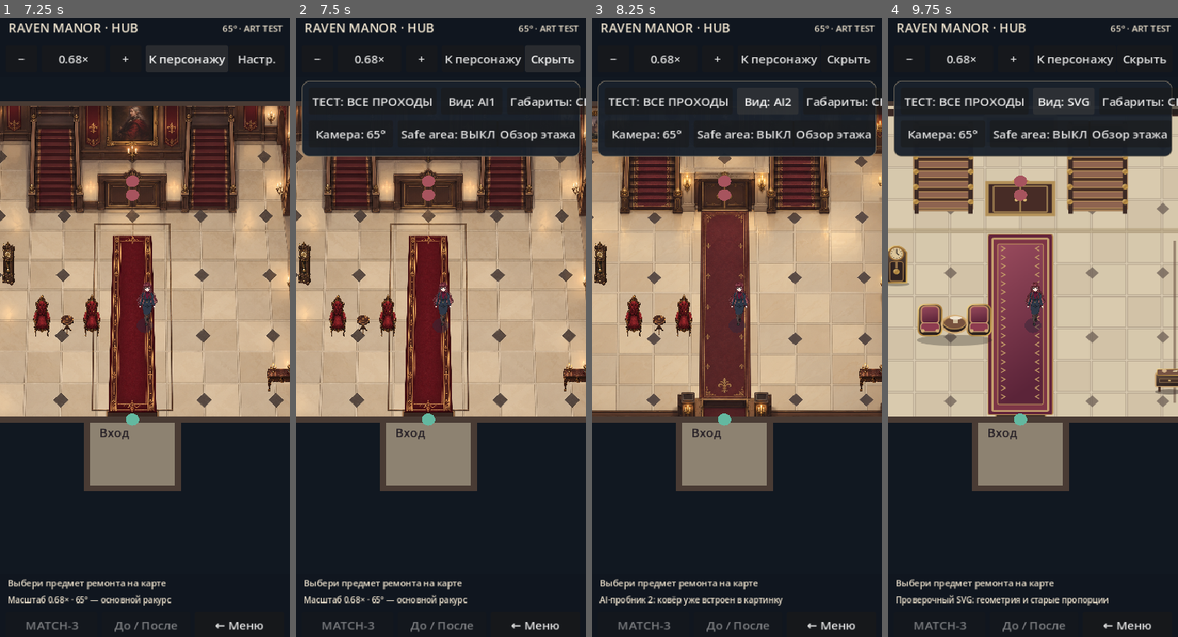
Above: before the commit, frames 1-4 (left to right).
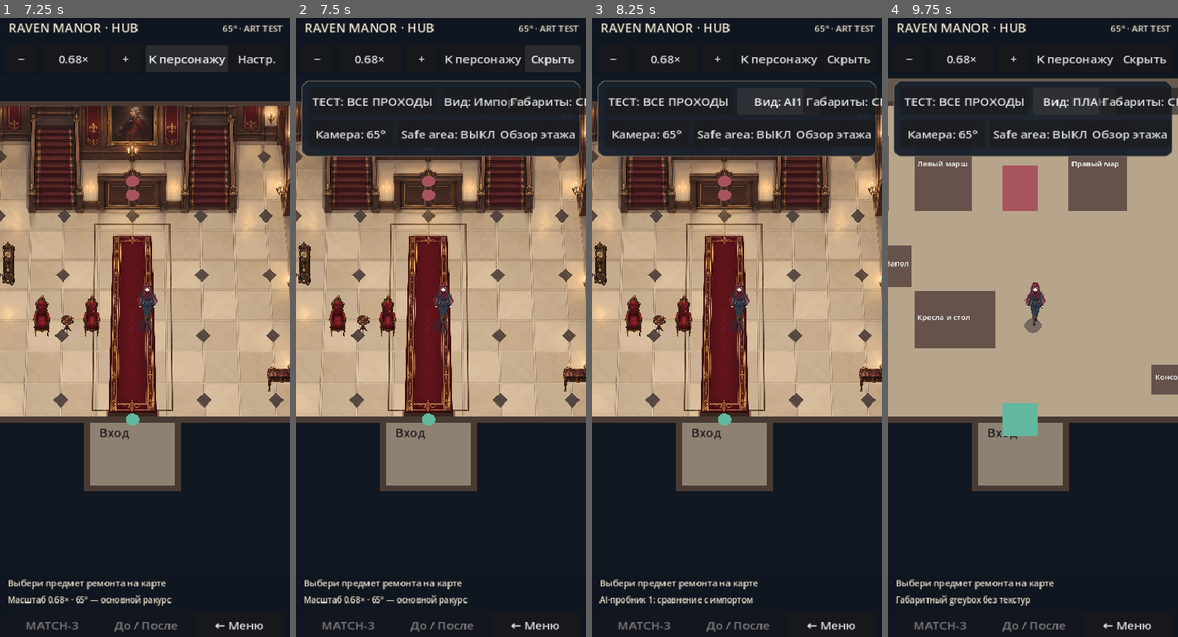
Above: after the commit, the same moments.

Repository: bezdredoff/RavenManor-Godot
Game: Godot game, scene res://scenes/raven/prototype_launcher.tscn
Two runs of this game, one before a commit and one after it. Both use one fixed random seed, a clock stepped at 60 frames per second and the inputs below.
Inputs:
- Up to frame 1 (7.25 s): click "ПРОВЕРИТЬ ОБЩУЮ КАРТУ" at 0.5 s; click "−" at 1.25 s; click "0.63×" at 2 s; click "0.74×" at 2.75 s; click "0.80×" at 3.5 s; click "0.68×" at 4.25 s; click "+" at 5 s; click "0.87×" at 5.75 s; click "К персонажу" at 6.5 s
- Up to frame 2 (7.5 s): click "Настр." at 7.25 s
- Up to frame 3 (8.25 s): click "Вид: AI1" (after the commit: "Вид: Импорт") at 8 s
- Up to frame 4 (9.75 s): click "Вид: AI2" (after the commit: "Вид: AI1") at 8.75 s; click "Вид: ПЛАН" (after the commit: "Вид: AI2") at 9.5 s

Frame 1 is identical in both runs. In frame 2, 0.2% of the frame differs, in the area x 51-78%, y 12-15%; in frame 3, 14%; in frame 4, 39%, in the area x 0-100%, y 9-95%.

Commit message:
Display imported Builder Hall PackedScene inside Whole Manor Map, excluding old duplicated furniture

Diff:
--- a/scripts/raven/season1_map_greybox.gd
+++ b/scripts/raven/season1_map_greybox.gd
@@ -3,6 +3,8 @@
 ## Onoe assets are owner-created test placeholders, not Evelyn.
 const DATA = preload("res://data/raven/season1_world_map.json")
 const HALL_VISUALS = preload("res://data/raven/hall_visual_contract.json")
+const HALL_IMPORT_BRIDGE = preload("res://scripts/raven/hall_import_bridge.gd")
+const IMPORTED_HALL = preload("res://scenes/raven/generated/RM_ROOM_HALL_GamePreview.tscn")
 const HALL_PREVIEW_FILE := "res://data/raven/hall_builder_preview.json"
 const Store = preload("res://scripts/raven/raven_campaign_store.gd")
 const ONOE_WALK = preload("res://assets/prototypes/onoe/onoe_walk_sheet_v1.png")
@@ -44,8 +46,8 @@
 var camera_elevation := DEFAULT_CAMERA_ELEVATION
 var floor_depth_ratio := sin(deg_to_rad(float(DEFAULT_CAMERA_ELEVATION)))
 var art_enabled := true
-# 0: original SVG, 1: generated twin staircase, 2: generated crimson version, 3: bounds-only greybox
-var art_variant := 1
+# 0: original SVG, 1: generated twin staircase, 2: generated crimson version, 3: bounds-only greybox, 4: actual imported Builder .tscn
+var art_variant := 4
 var debug_art_bounds := false
 var dragging := false
 var drag_distance := 0.0
@@ -57,6 +59,8 @@
 var follow_actor := false
 var grid := AStarGrid2D.new()
 var hall_visual_sprites: Array = []
+var imported_hall: Dictionary = {}
+var imported_map_refs: Dictionary = {}
 var foreground_overlay: Control
 var actor_sprite: AnimatedSprite2D
 var snapshot: Dictionary
@@ -88,6 +92,7 @@
 	doors = DATA.data.doors
 	props = DATA.data.props
 	_load_hall_visuals()
+	_load_imported_hall()
 	snapshot = Store.new().load_campaign()
 	_make_ui()
 	_make_onoe()
@@ -100,6 +105,8 @@
 	foreground_overlay.draw.connect(_draw_foreground_overlay)
 	_rebuild_navigation()
 	_update_actor_screen()
+	if art_variant == 1 and not bool(imported_hall.get("ready", false)):
+		status_label.text = "Импорт отключён: " + str(imported_hall.get("reason", ""))
 	queue_redraw()
 
 func _make_ui() -> void:
@@ -157,7 +164,7 @@
 	add_child(debug_panel)
 	toggle_button = _button("ТЕСТ: ВСЕ ПРОХОДЫ", Vector2.ZERO, Vector2(150, 36), _toggle_explore, debug_panel)
 	camera_button = _button("Камера: 65°", Vector2.ZERO, Vector2(110, 36), _cycle_camera, debug_panel)
-	art_button = _button("Вид: AI1", Vector2.ZERO, Vector2(88, 36), _toggle_art, debug_panel)
+	art_button = _button("Вид: Импорт", Vector2.ZERO, Vector2(88, 36), _toggle_art, debug_panel)
 	bounds_button = _button("Габариты: СКР", Vector2.ZERO, Vector2(110, 36), _toggle_bounds, debug_panel)
 	safe_button = _button("Safe area: ВЫКЛ", Vector2.ZERO, Vector2(110, 36), _toggle_safe_viewport, debug_panel)
 	overview_button = _button("Обзор этажа", Vector2.ZERO, Vector2(110, 36), _overview, debug_panel)
@@ -371,7 +378,10 @@
 
 
 func _toggle_art() -> void:
-	art_variant = (art_variant + 1) % 4
+	# Start on the actual imported Hall scene. AI1 is retained for A/B checks,
+	# never drawn in the same pass as the imported furniture.
+	var cycle := [4, 1, 2, 3, 0]
+	art_variant = cycle[(cycle.find(art_variant) + 1) % cycle.size()]
 	art_enabled = art_variant != 3
 	match art_variant:
 		0:
@@ -379,14 +389,18 @@
 			status_label.text = "Проверочный SVG: геометрия и старые пропорции"
 		1:
 			art_button.text = "Вид: AI1"
-			status_label.text = "AI-пробник 1: неточное совпадение дверей и стен"
+			status_label.text = "AI-пробник 1: сравнение с импортом"
 		2:
 			art_button.text = "Вид: AI2"
 			status_label.text = "AI-пробник 2: ковёр уже встроен в картинку"
 		3:
 			art_button.text = "Вид: ПЛАН"
 			status_label.text = "Габаритный greybox без текстур"
-	queue_redraw()
+		4:
+			art_button.text = "Вид: Импорт"
+			status_label.text = "Подключён визуальный слой Room Builder · навигация и коллизии прежние"
+	queue_redraw()
+	if is_instance_valid(foreground_overlay): foreground_overlay.queue_redraw()
 
 
 func _toggle_bounds() -> void:
@@ -609,6 +623,72 @@
 
 
 
+
+func _load_imported_hall() -> void:
+	# Integrate *the generated .tscn*, not a parallel JSON or a second redraw
+	# of the old pilot items. Reject stale door/collider geometry.
+	imported_hall = HALL_IMPORT_BRIDGE.load_render_data(IMPORTED_HALL, DATA.data)
+	imported_map_refs.clear()
+	for source in HALL_VISUALS.data.sprites:
+		imported_map_refs[str(source.assetRefId)] = str(source.mapPropId)
+	if not bool(imported_hall.get("ready", false)):
+		art_variant = 1
+		push_warning("Imported Hall disabled: " + str(imported_hall.get("reason", "unknown")))
+		return
+	assert(imported_hall.door_count == 5)
+	assert(imported_hall.footprint_count == 6)
+
+func _import_mode() -> bool:
+	return art_enabled and art_variant == 4 and bool(imported_hall.get("ready", false))
+
+func _imported_managed(map_prop_id: String) -> bool:
+	if not _import_mode(): return false
+	for record in imported_hall.get("items", []):
+		if str(imported_map_refs.get(str(record.asset_ref_id), "")) == map_prop_id:
+			return true
+	return false
+
+func _draw_imported_floor() -> void:
+	if not _import_mode(): return
+	var stage: Rect2 = imported_hall.world_rect
+	draw_texture_rect(imported_hall.background, stage, false)
+	for record in imported_hall.items:
+		if str(record.mode) != "floor": continue
+		if record.texture != null:
+			draw_texture_rect(record.texture, record.rect, false)
+		else:
+			draw_rect(record.rect, Color(0.55, 0.25, 0.4, 0.55))
+
+func _draw_imported_upright(front: bool, target: CanvasItem) -> void:
+	if not _import_mode(): return
+	for record in imported_hall.items:
+		if str(record.mode) != "upright": continue
+		var box: Rect2 = record.rect
+		var foot_y: float = float(record.foot_y)
+		if (foot_y > actor_pos.y) != front: continue
+		var pivot := _screen_from_world(Vector2(box.position.x + box.size.x * 0.5, foot_y))
+		var destination := Rect2(
+			pivot - Vector2(box.size.x * zoom * 0.5, box.size.y * zoom),
+			box.size * zoom)
+		if record.texture != null:
+			target.draw_texture_rect(record.texture, destination, false)
+		else:
+			target.draw_rect(destination, Color(0.62, 0.34, 0.43, 0.88))
+
+func _hall_draw_source_counts() -> Dictionary:
+	# Regression diagnostic: each imported sprite belongs to a single render
+	# layer, and none can appear in the legacy AI1 pass.
+	var counts := {"imported_floor": 0, "imported_upright": 0,
+		"legacy_upright": 0, "map_prop_duplicates": 0}
+	for record in imported_hall.get("items", []):
+		if str(record.mode) == "floor": counts.imported_floor += 1
+		else: counts.imported_upright += 1
+		if _imported_managed(str(imported_map_refs.get(str(record.asset_ref_id), ""))):
+			counts.map_prop_duplicates += 1
+	if _import_mode(): counts.legacy_upright = 0
+	else: counts.legacy_upright = hall_visual_sprites.size() - 1
+	return counts
+
 func _load_hall_visuals() -> void:
 	# An explicitly imported Builder JSON may override preview artwork only.
 	# The existing pathfinding collider map and campaign saves never read it.
@@ -675,10 +755,11 @@
 		target.draw_texture_rect(texture, dest, false)
 
 func _draw_foreground_overlay() -> void:
-	_draw_hall_upright_visuals(true, foreground_overlay)
+	if _import_mode(): _draw_imported_upright(true, foreground_overlay)
+	else: _draw_hall_upright_visuals(true, foreground_overlay)
 
 func _pilot_texture(asset_id: String) -> Texture2D:
-	if art_variant == 1 or art_variant == 2:
+	if art_variant in [1, 2, 4]:
 		match asset_id:
 			"RM-ASSET-HALL-CLOCK": return AI_CLOCK
 			"RM-ASSET-HALL-CONSOLE": return AI_CONSOLE
@@ -711,7 +792,9 @@
 		var r := _room_rect(room)
 		draw_rect(r, Color(str(room.color)))
 		if art_enabled and str(room.id) == "RM-ROOM-HALL":
-			if art_variant == 0:
+			if art_variant == 4 and _import_mode():
+				_draw_imported_floor()
+			elif art_variant == 0:
 				draw_texture_rect(HALL_SHELL, r, false)
 				draw_texture_rect(HALL_RUG, Rect2(785, 435, 130, 396), false)
 			elif art_variant == 1:
@@ -748,7 +831,11 @@
 		# All individual pilot sprites are rendered by _draw_hall_upright_visuals()
 		# around the upright character, using bottom-centre foot sorting.
 		# Keep existing collision rectangles and interaction selection unchanged.
-		if art_enabled and (art_variant == 1 or art_variant == 2) and _visual_managed(str(item.id)):
+		if _import_mode() and int(item.room) == 1:
+			# All Hall props in the imported mode are authored in the generated
+			# scene/background: do not render their old prototype rectangles.
+			if restored: draw_rect(r, Color(0.22, 0.7, 0.49, 0.17))
+		elif art_enabled and (art_variant == 1 or art_variant == 2) and _visual_managed(str(item.id)):
 			if restored:
 				draw_rect(r, Color(0.22, 0.7, 0.49, 0.17))
 		elif texture != null:
@@ -770,7 +857,8 @@
 			last = waypoint
 	draw_circle(actor_pos, 16, Color(0.2, 0.15, 0.22, 0.48))
 	draw_set_transform(Vector2.ZERO)
-	_draw_hall_upright_visuals(false, self)
+	if _import_mode(): _draw_imported_upright(false, self)
+	else: _draw_hall_upright_visuals(false, self)
 	if show_safe_viewport:
 		var safe := _safe_viewport_rect(size)
 		draw_rect(safe, Color("8dd3af"), false, 2.0)
